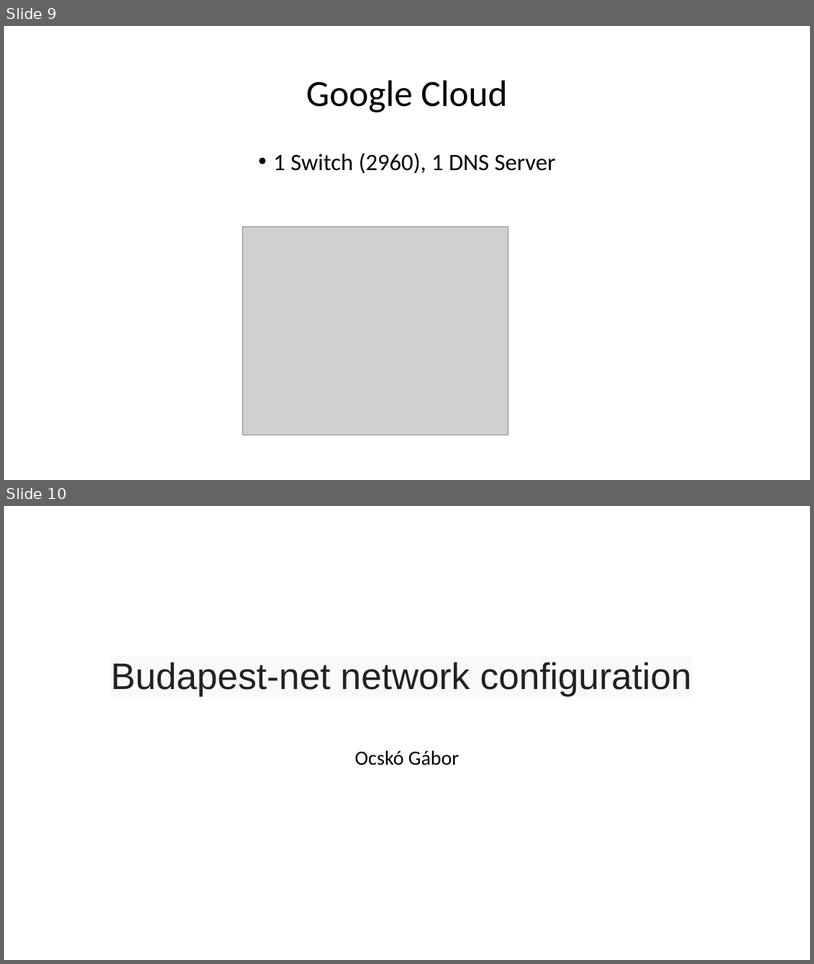
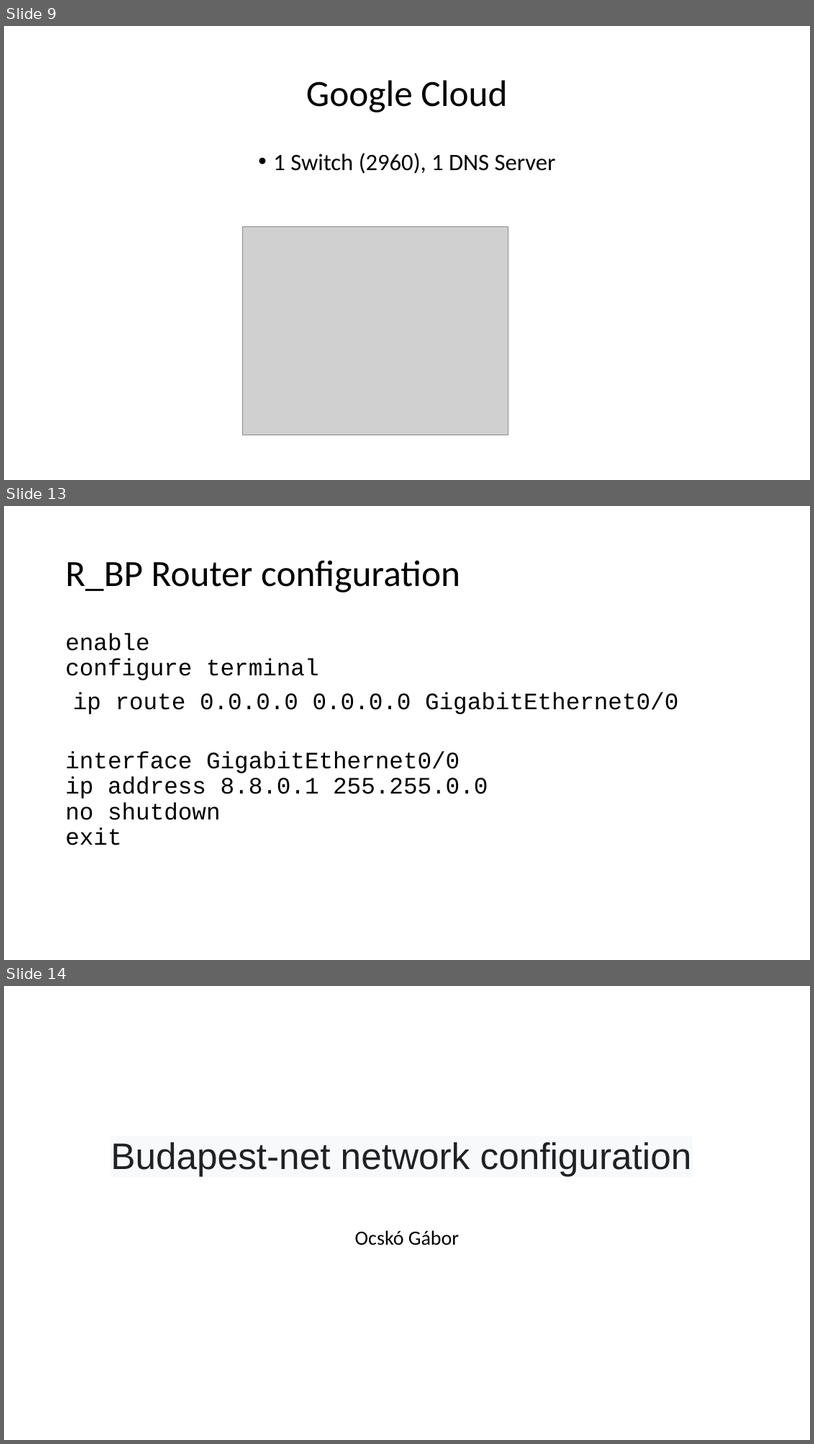
Before and after one commit to I-Izumi/School-project-network, a slide deck: Prezentációk/Projekt_English.pptx. Shown one above the other, each under a label of ours: slides 9 and 10 before the commit, slides 9, 13 and 14 after it; the slides between them are not shown. The pictures are 814x964 and 814x1444 pixels, drawn with LibreOffice and Linux fonts; fonts in the diff are those of the drawing; grey boxes stand for pictures. Boxes give left, top, right and bottom in pixels: in the first picture for what was removed or moved away, otherwise in the second. Text is boxed around its words. In the diff, an @@ line names an element or a change of style, - is before the commit and + after.

```diff
--- a/Prezentációk/Projekt_English.pptx
+++ b/Prezentációk/Projekt_English.pptx
@@ slide 13 added at (x1=4, y1=506, x2=810, y2=960), background #FFFFFF @@
@@ title added at (x1=65, y1=560, x2=460, y2=592), 44 pt, text #000000 @@
+R_BP Router configuration
@@ text added at (x1=65, y1=633, x2=679, y2=845), 28 pt, text #000000 @@
+enable
+configure terminal
+ip route 0.0.0.0 0.0.0.0 GigabitEthernet0/0
+interface GigabitEthernet0/0
+ip address 8.8.0.1 255.255.0.0
+no shutdown
+exit
@@ what was slide 10 is now slide 14 @@
```
Also in this commit, not shown: 2 slides changed, 9 other slides added.
